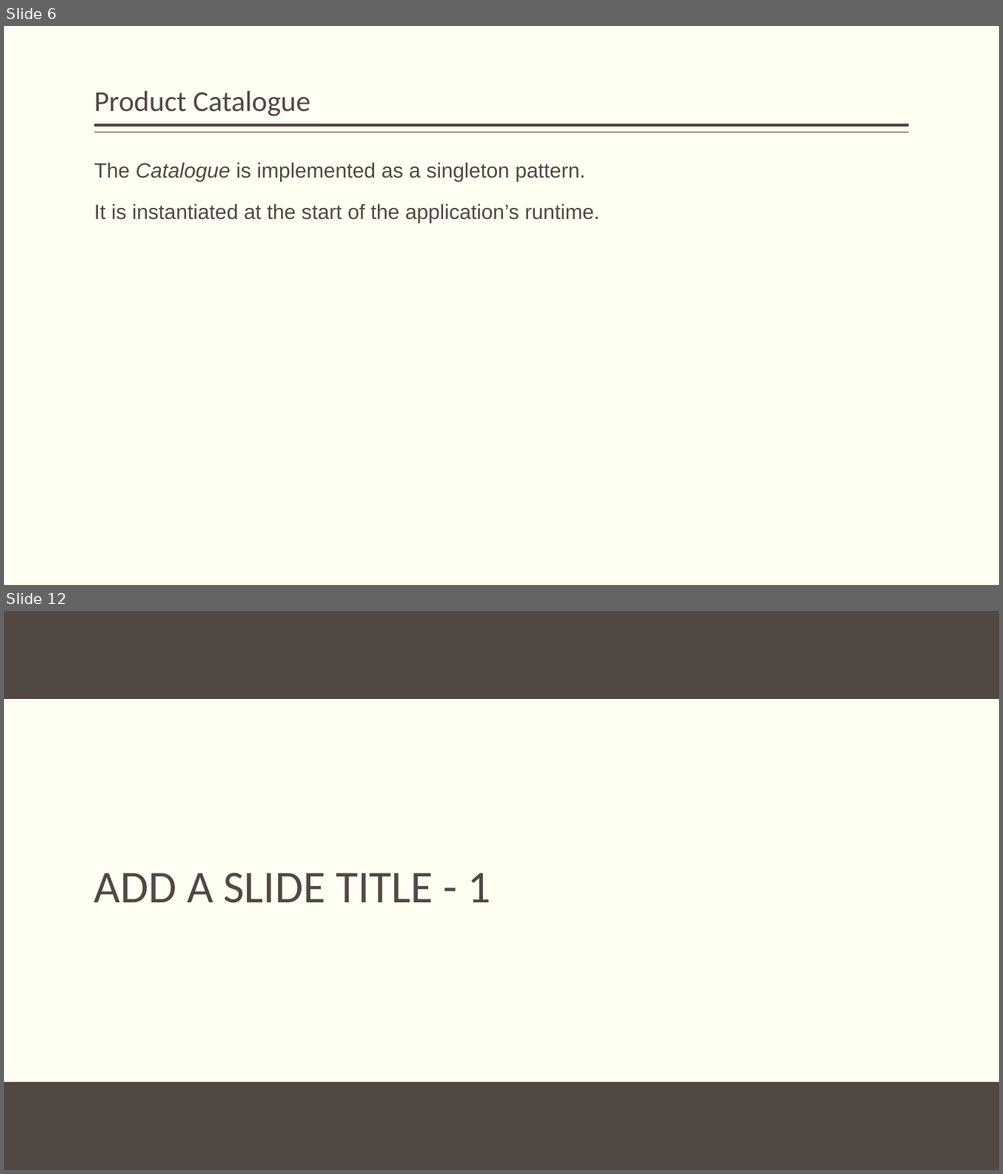
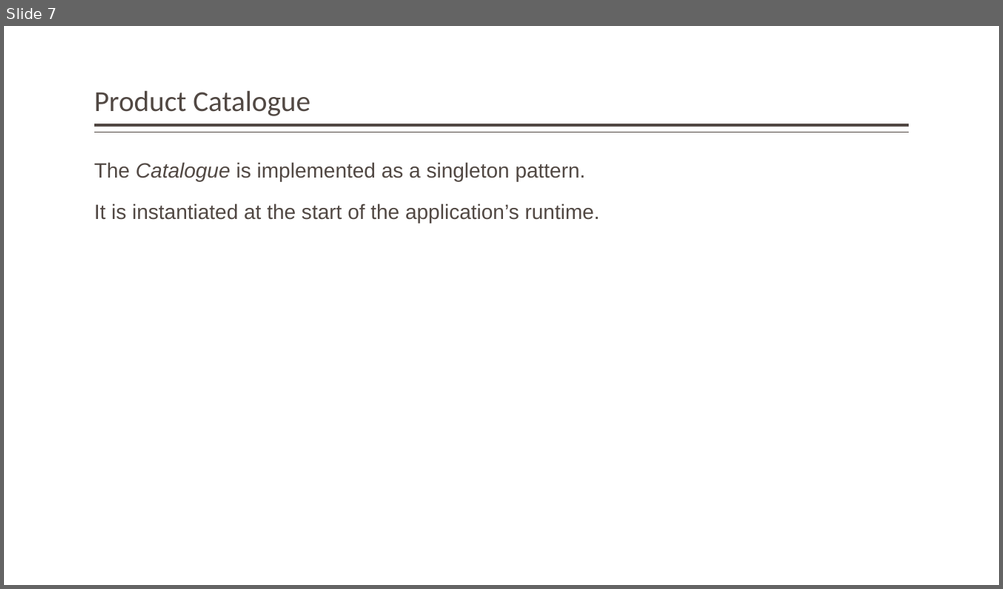
Before and after one commit to StateControlled/SE450_Final_Project, a slide deck: Final Project.pptx. Shown one above the other, each under a label of ours: slides 6 and 12 before the commit, slide 7 after it; the slides between them are not shown. The pictures are 1003x1174 and 1003x589 pixels, drawn with LibreOffice and Linux fonts; fonts in the diff are those of the drawing; background and template pictures are left out. Boxes give left, top, right and bottom in pixels: in the first picture for what was removed or moved away, otherwise in the second. Text is boxed around its words. In the diff, an @@ line names an element or a change of style, - is before the commit and + after.

```diff
--- a/Final Project.pptx
+++ b/Final Project.pptx
@@ slide 12 removed at bbox=[4, 611, 999, 1170], background #FFFFF3 @@
@@ rectangle removed at bbox=[4, 611, 999, 699] @@
@@ title removed at bbox=[94, 873, 490, 903] @@
-ADD A SLIDE TITLE - 1
@@ rectangle removed at bbox=[4, 1082, 999, 1170] @@
@@ what was slide 6 is now slide 7 @@
```
Also in this commit, not shown: 10 other slides changed, 4 slides added, 5 other slides removed, 11 other files.
